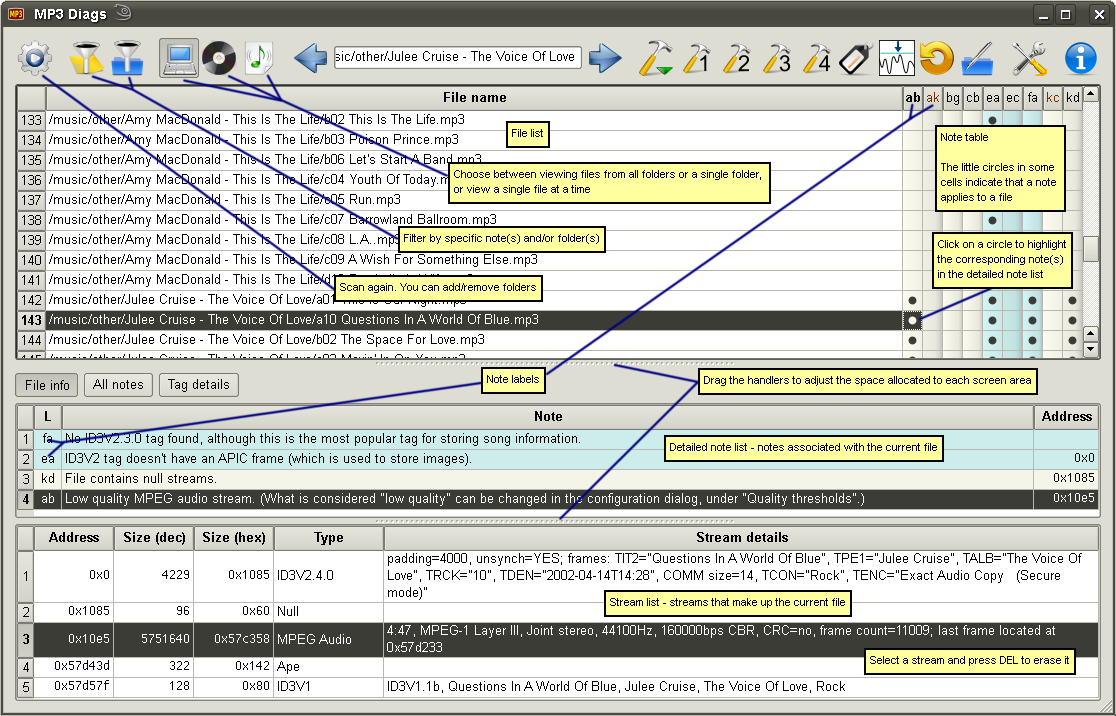
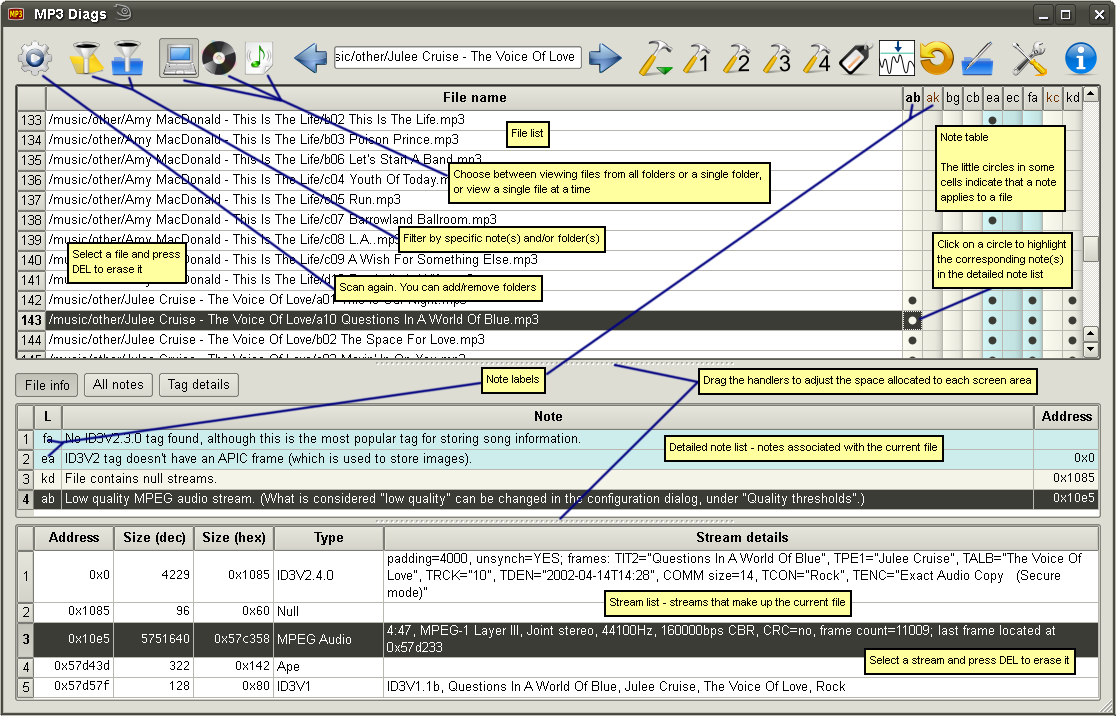
Before/after of a 1116 x 716 layered artwork. What changed in the layer stack:
added layer "Pasted Layer#11" above "Pasted Layer#13" over [67, 242, 187, 284]
